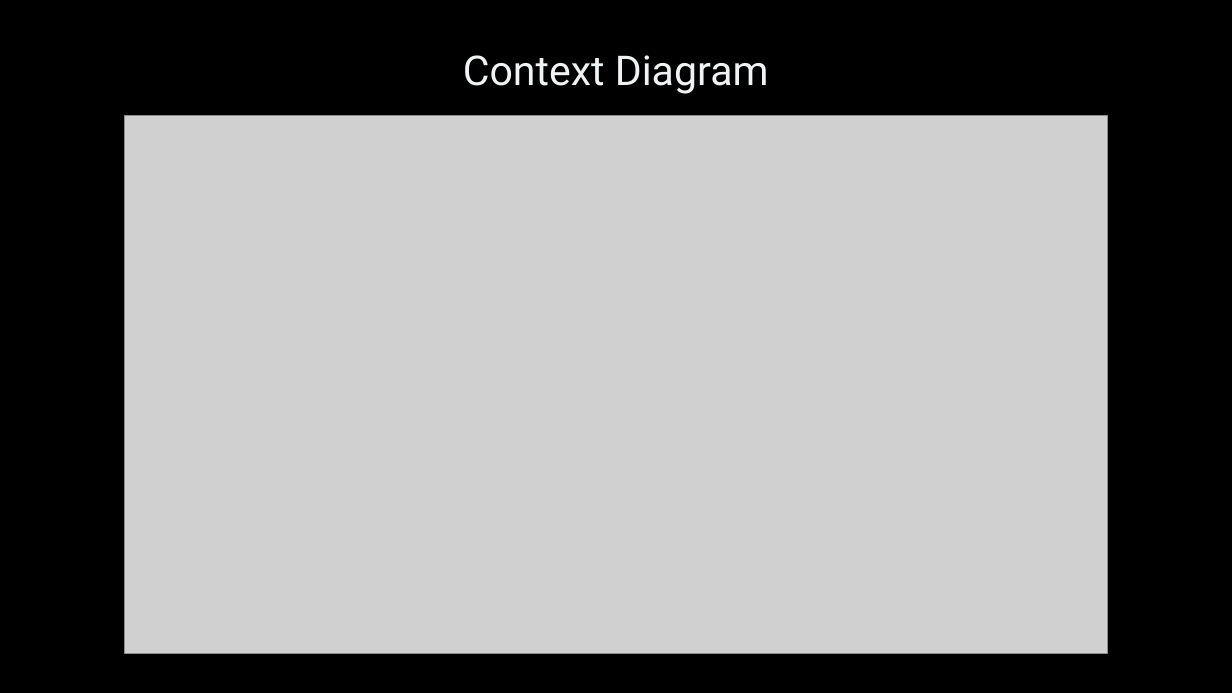
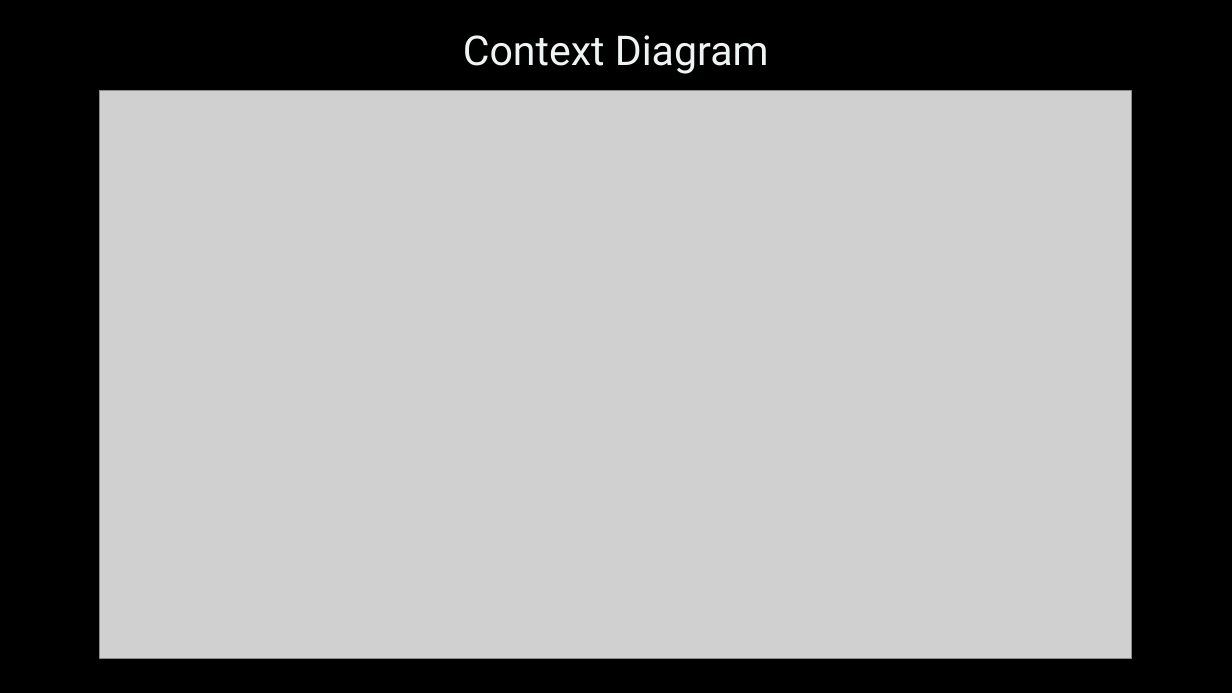
Before and after one commit to Yash-Gangani/Skin-Cancer-Detection-App, a slide deck: slide 7 of project-docs/Sprint-1-Presentation.pptx. Drawn at 1232x693 pixels with LibreOffice and Linux fonts; fonts in the diff are those of the drawing; grey boxes stand for pictures. Boxes give left, top, right and bottom in pixels: in the first picture for what was removed or moved away, otherwise in the second. Text is boxed around its words. In the diff, an @@ line names an element or a change of style, - is before the commit and + after.

Commit message:
docs: updates to context diagram and presentation to reflect tech stack

```diff
--- a/project-docs/Sprint-1-Presentation.pptx
+++ b/project-docs/Sprint-1-Presentation.pptx
@@ title "Context Diagram" moved from (x1=463, y1=55, x2=769, y2=94) to (x1=463, y1=35, x2=769, y2=74) @@
@@ picture resized from (x1=125, y1=116, x2=1108, y2=653) to (x1=100, y1=91, x2=1132, y2=659) @@
```
Also in this commit, not shown: 1 other slide changed, 1 other file.
